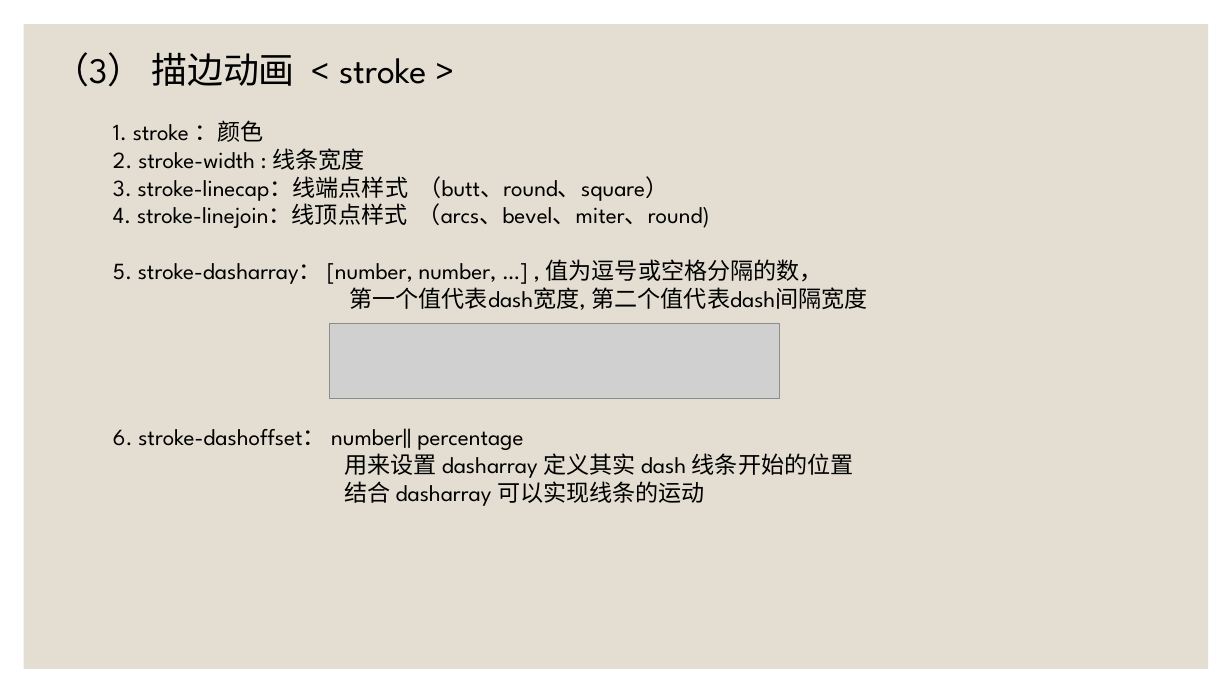
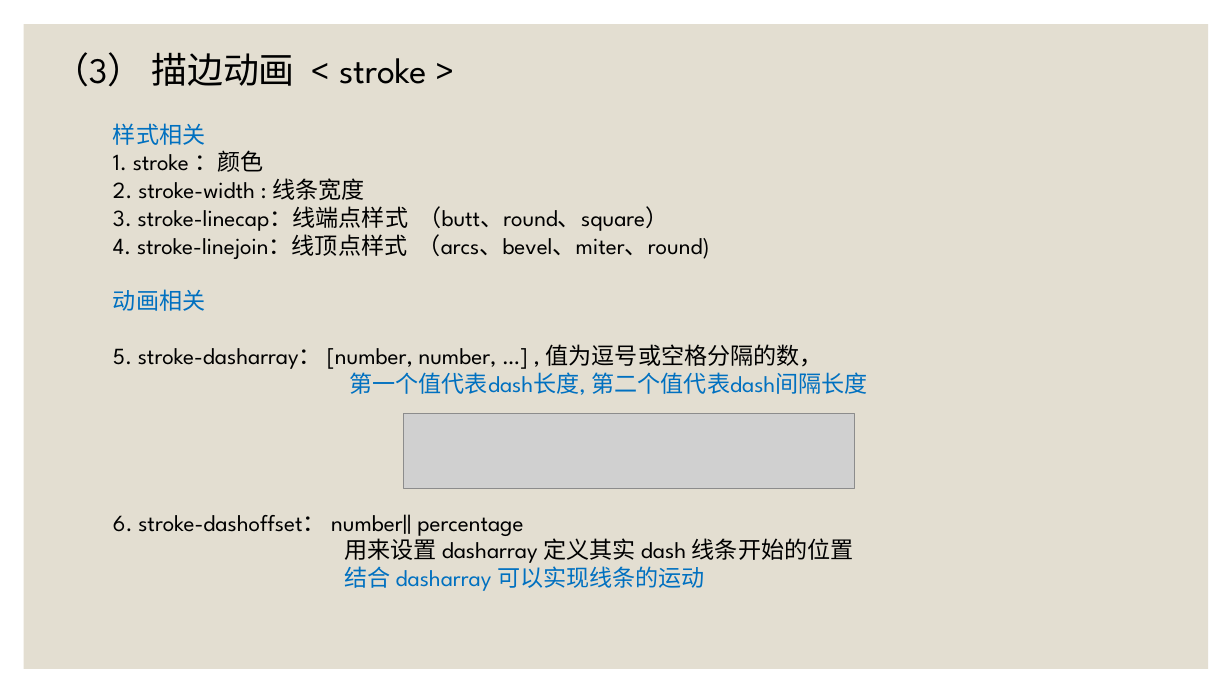
Before and after one commit to SouthLink/svg-demo, a slide deck: slide 19 of SVG动画 [自动保存] [自动保存].pptx (slide 17 before the commit). Drawn at 1232x693 pixels with LibreOffice and Linux fonts; fonts in the diff are those of the drawing; grey boxes stand for pictures. Boxes give left, top, right and bottom in pixels: in the first picture for what was removed or moved away, otherwise in the second. Text is boxed around its words. In the diff, an @@ line names an element or a change of style, - is before the commit and + after.

Commit message:
完善动画，PPT

```diff
--- a/SVG动画 [自动保存] [自动保存].pptx
+++ b/SVG动画 [自动保存] [自动保存].pptx
@@ text at bbox=[113, 123, 205, 145]: paragraph added @@
+样式相关
@@ text at bbox=[113, 289, 205, 311]: paragraph added @@
+动画相关
@@ text at bbox=[349, 372, 868, 395]: text changed; text colour #000000 to #0070C0 @@
-第一个值代表dash宽度, 第二个值代表dash间隔宽度
+第一个值代表dash长度, 第二个值代表dash间隔长度
@@ picture: place and size @@
-picture at bbox=[329, 323, 780, 399]
+picture at bbox=[404, 413, 855, 489]
@@ text at bbox=[344, 566, 705, 591]: text colour #000000 to #0070C0 in "结合 dasharray 可以实现线条的运动" @@
```
Also in this commit, not shown: 8 other slides changed, 3 slides added, 2 slides removed, 13 other files.
